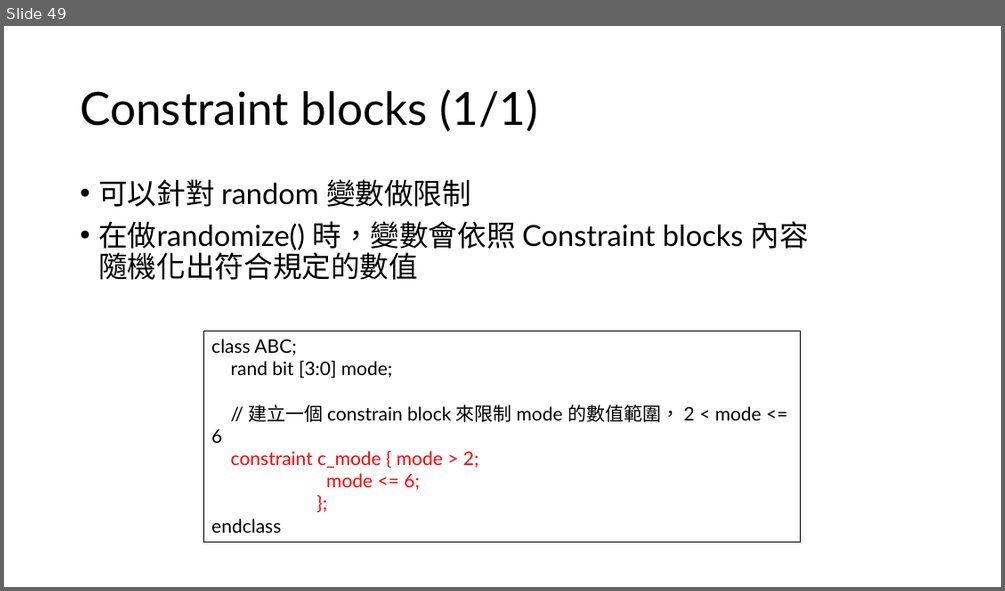
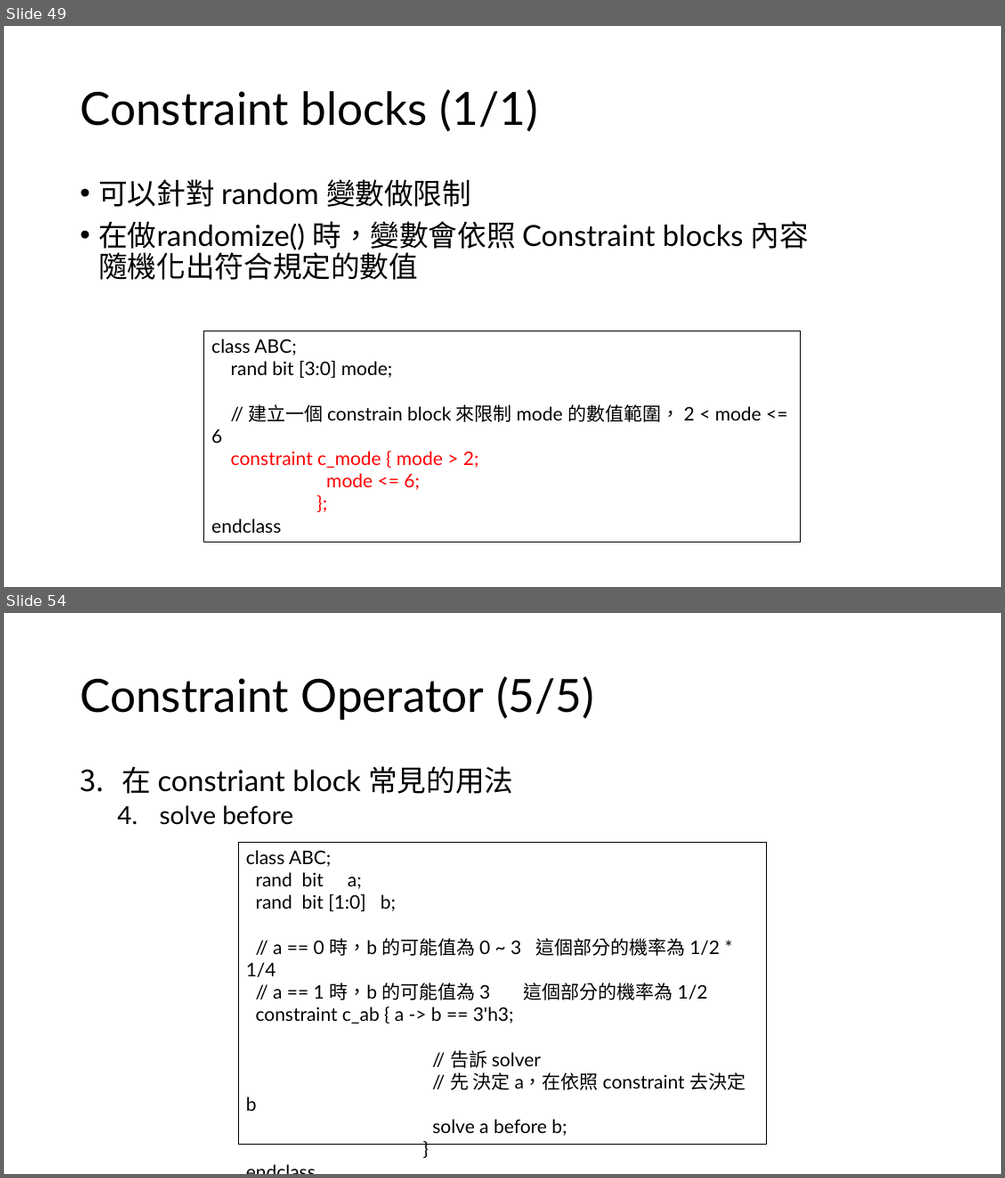
Before and after one commit to s9001055/DV_learning, a slide deck: systemverilog/SystemVerilog_語法學習.pptx. Shown one above the other, each under a label of ours: slide 49 before the commit, slides 49 and 54 after it; the slides between them are not shown. The pictures are 1005x591 and 1005x1178 pixels, drawn with LibreOffice and Linux fonts; fonts in the diff are those of the drawing. Boxes give left, top, right and bottom in pixels: in the first picture for what was removed or moved away, otherwise in the second. Text is boxed around its words. In the diff, an @@ line names an element or a change of style, - is before the commit and + after.

Commit message:
Modify: SystemVerilog_語法學習.pptx Add: chapter 6 Constraints

```diff
--- a/systemverilog/SystemVerilog_語法學習.pptx
+++ b/systemverilog/SystemVerilog_語法學習.pptx
@@ slide 54 added at box(4, 613, 1001, 1174), background #FFFFFF @@
@@ title added at box(80, 676, 594, 720), 44 pt, text #000000 @@
+Constraint Operator (5/5)
@@ text added at box(122, 766, 513, 825), 28 pt, text #000000 @@
+3. 在 constriant block 常見的用法
+  4. solve before
@@ rectangle added at box(239, 842, 767, 1144), outline #000000 0.75 pt, 18 pt, text #000000 @@
+class ABC;
+rand bit a;
+rand bit [1:0] b;
+// a == 0 時，b 的可能值為 0 ~ 3 這個部分的機率為 1/2 * 1/4
+// a == 1 時，b 的可能值為 3 這個部分的機率為 1/2
+constraint c_ab { a -> b == 3'h3;
+// 告訴 solver
+// 先 決定 a，在依照 constraint 去決定 b
+solve a before b;
+}
+endclass
```
Also in this commit, not shown: 2 slides changed, 13 other slides added, 2 other files.
